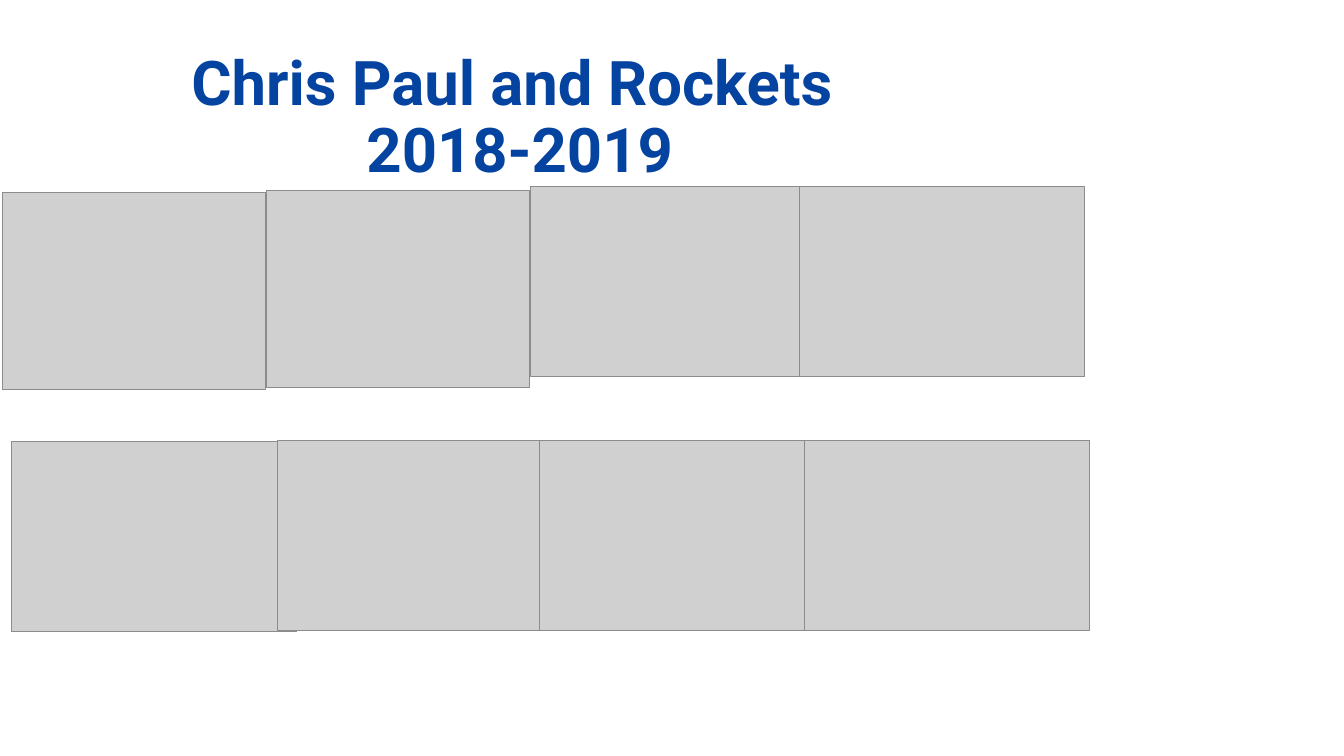
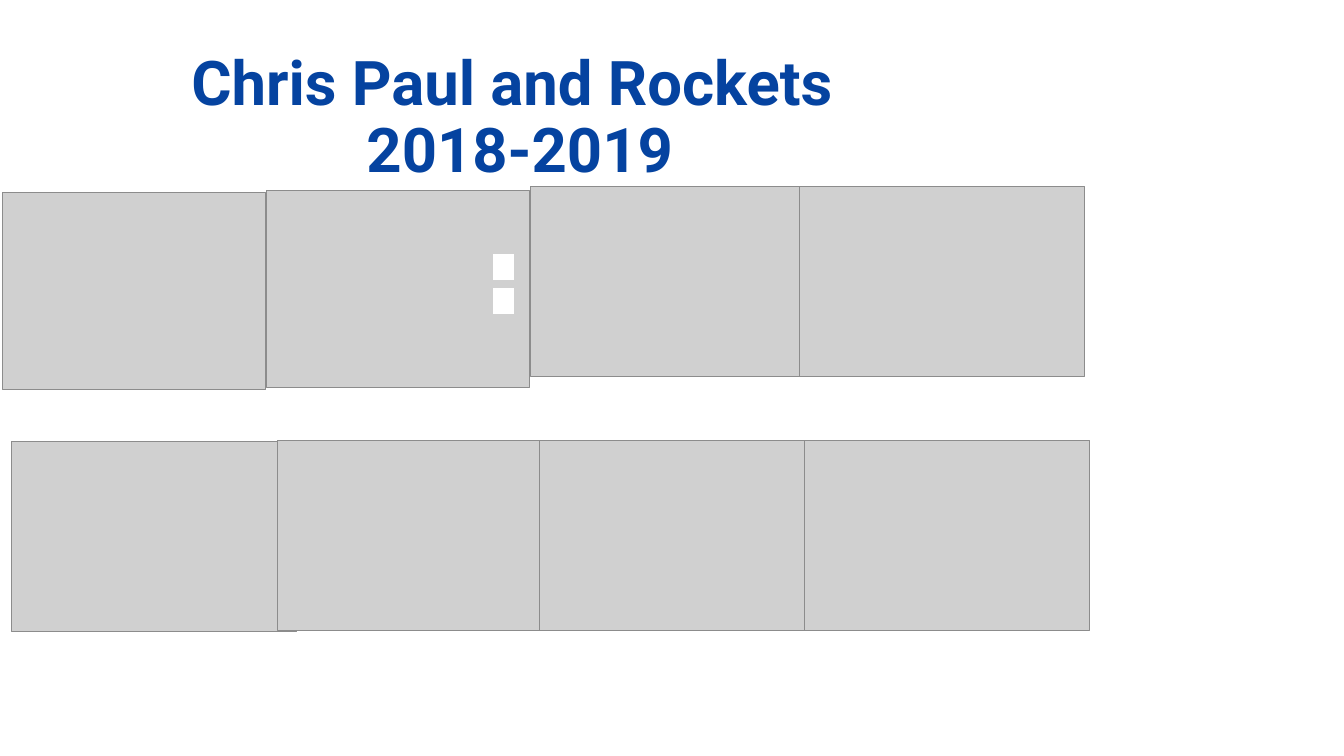
Before and after one commit to nickkeller21/Project1, a slide deck: slide 13 of Project_final_version/The Westbrook Project_progress.pptx. Drawn at 1344x756 pixels with LibreOffice and Linux fonts; fonts in the diff are those of the drawing; grey boxes stand for pictures; background and template pictures are left out. Boxes give left, top, right and bottom in pixels: in the first picture for what was removed or moved away, otherwise in the second. Text is boxed around its words. In the diff, an @@ line names an element or a change of style, - is before the commit and + after.

```diff
--- a/Project_final_version/The Westbrook Project_progress.pptx
+++ b/Project_final_version/The Westbrook Project_progress.pptx
@@ rectangle added at box(493, 255, 513, 279), fill #FFFFFF, outline #FFFFFF 1 pt @@
@@ rectangle added at box(493, 289, 513, 314), fill #FFFFFF, outline #FFFFFF 1 pt @@
```
Also in this commit, not shown: 2 other files.
